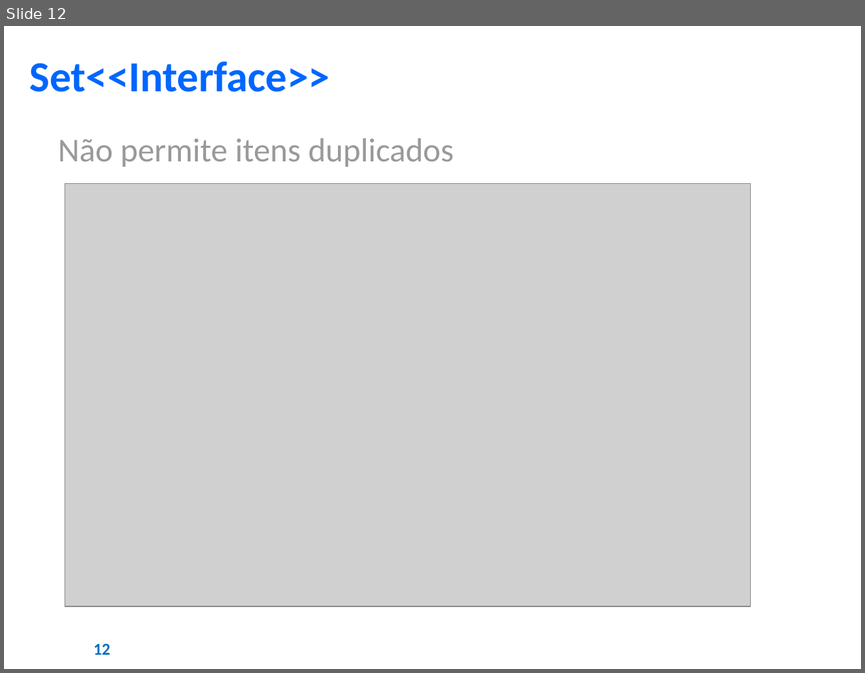
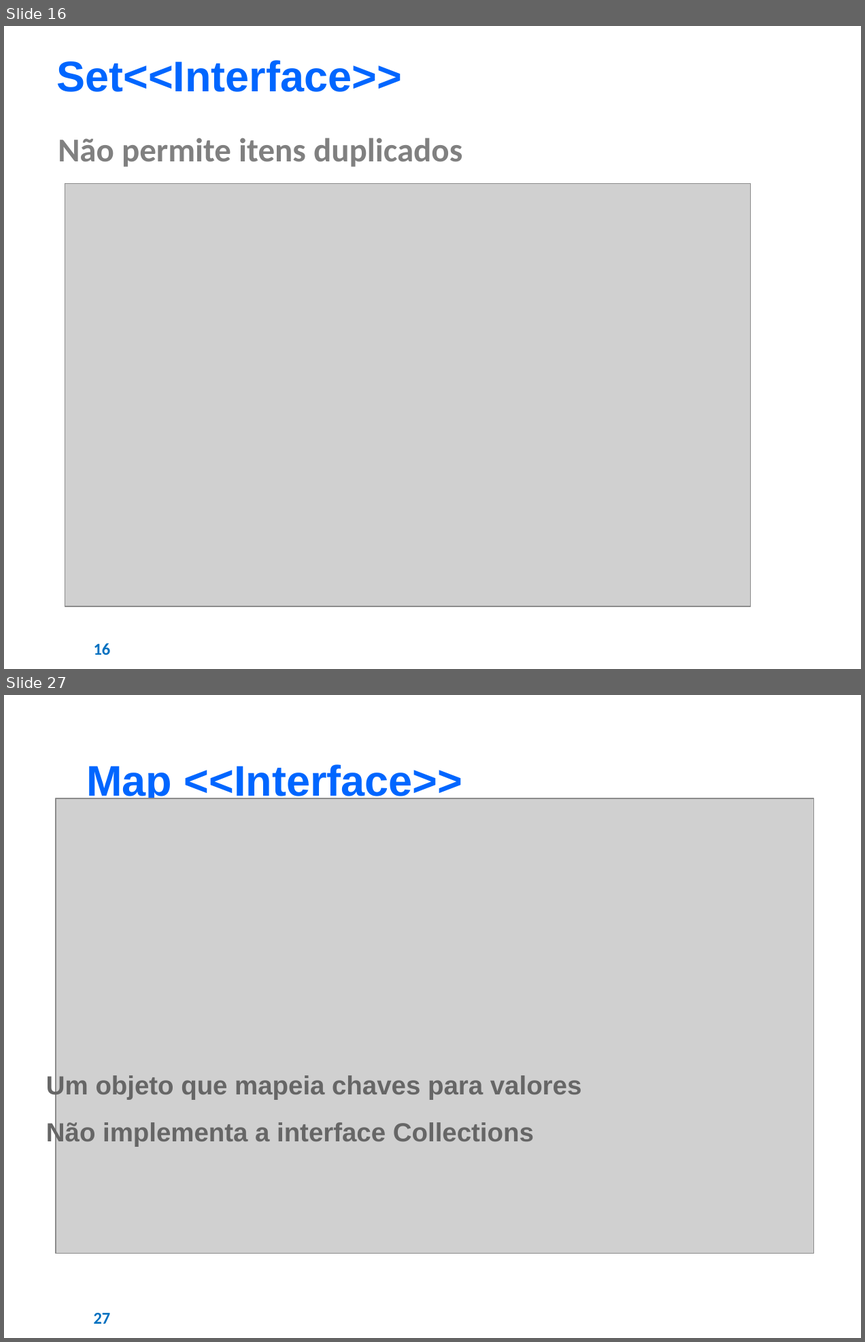
Before and after one commit to AJKFreitas/collections-learning, a slide deck: Estudos - Collections Framework.pptx. Shown one above the other, each under a label of ours: slide 12 before the commit, slides 16 and 27 after it; the slides between them are not shown. The pictures are 865x673 and 865x1342 pixels, drawn with LibreOffice and Linux fonts; fonts in the diff are those of the drawing; grey boxes stand for pictures; background and template pictures are left out. Boxes give left, top, right and bottom in pixels: in the first picture for what was removed or moved away, otherwise in the second. Text is boxed around its words. In the diff, an @@ line names an element or a change of style, - is before the commit and + after.

```diff
--- a/Estudos - Collections Framework.pptx
+++ b/Estudos - Collections Framework.pptx
@@ slide 27 added at (4, 695, 861, 1338), background #FFFFFF @@
@@ text added at (86, 762, 462, 804), 36 pt, text #0066FF, bold @@
+Map <<Interface>>
@@ picture added at (56, 798, 813, 1254) @@
@@ text added at (46, 1074, 582, 1147), 22 pt, text #666666, bold @@
+Um objeto que mapeia chaves para valores
+Não implementa a interface Collections
@@ page number added at (94, 1312, 111, 1323), 14 pt, text #0070C0, bold @@
+27
@@ what was slide 12 is now slide 16 @@
@@ slide 16 changed as well @@
@@ text "Set<<Interface>>": place and size @@
-text "Set<<Interface>>" at (30, 61, 330, 92)
+text "Set<<Interface>>" at (57, 60, 402, 92)
@@ text "Set<<Interface>>" at (57, 60, 402, 92): font Calibri to Arial @@
@@ text "Não permite itens duplicados" at (58, 138, 462, 167): text colour #999999 to #808080, bold on @@
@@ page number at (94, 643, 111, 654): text changed @@
-12
+16
```
Also in this commit, not shown: 10 other slides changed, 26 other slides added, 1 slide removed, 1 other file.
